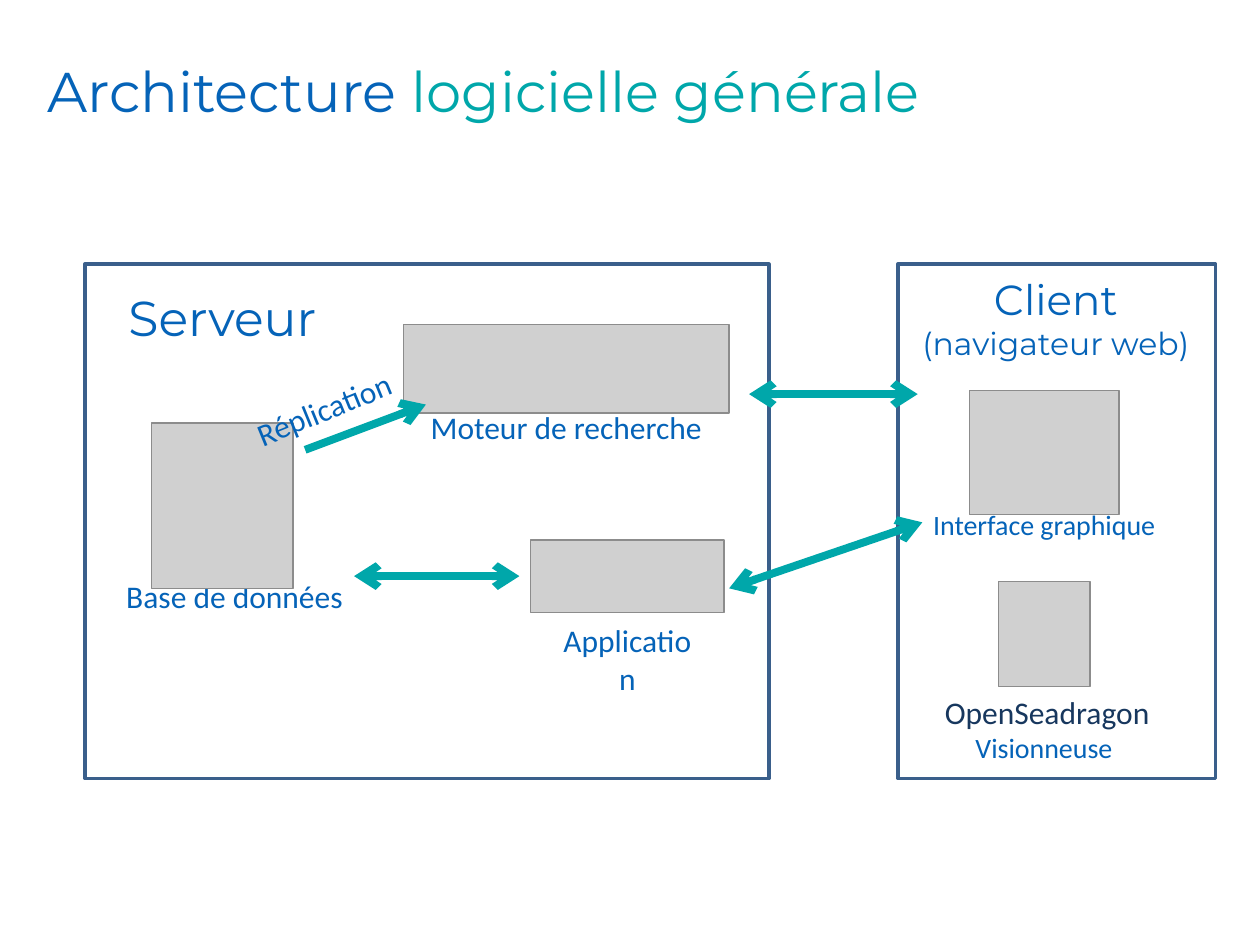
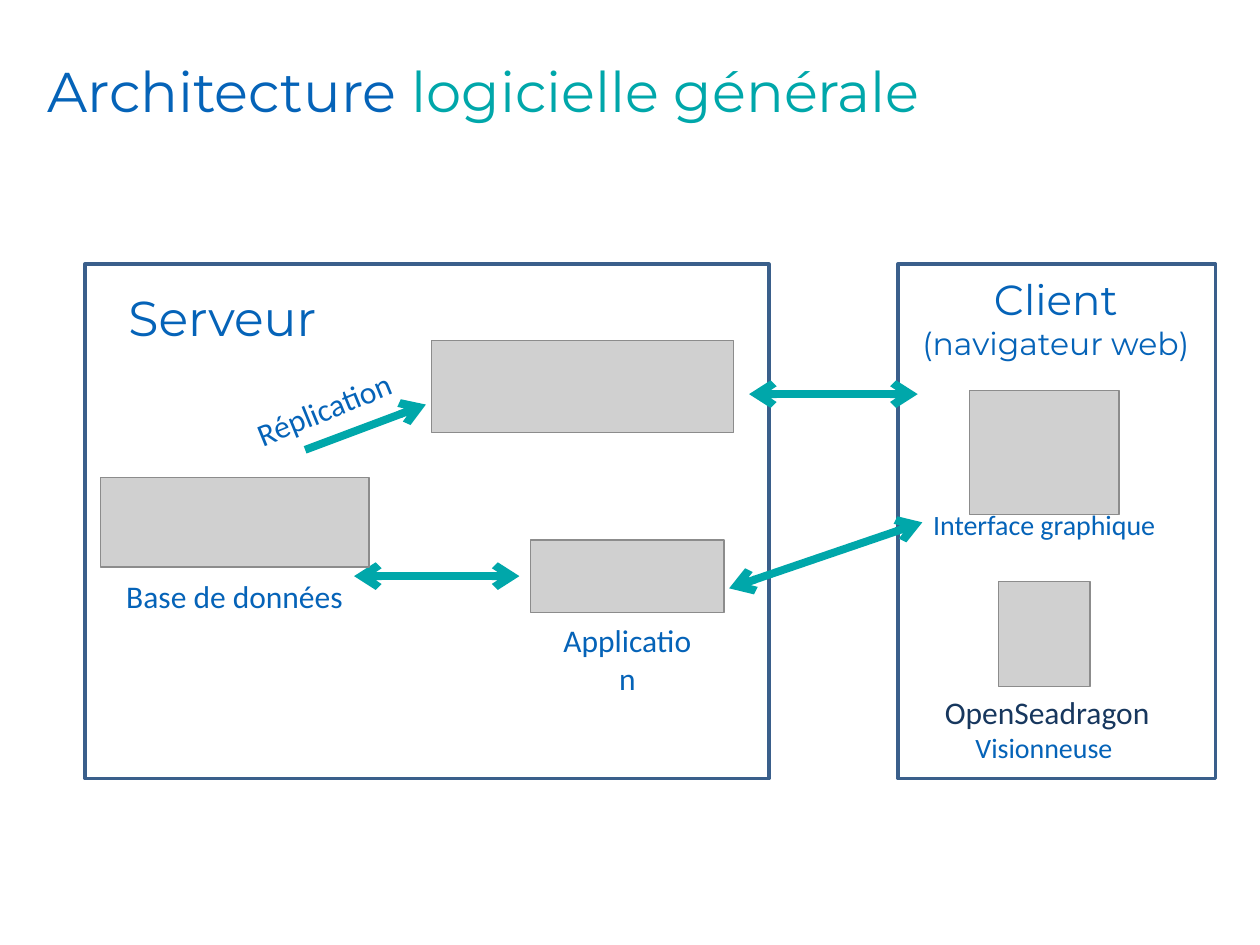
Before and after one commit to Romcol/Gutemberg-rapports, a slide deck: slide 20 of defense/1_project/powerpoint.pptx. Drawn at 1260x945 pixels with LibreOffice and Linux fonts; fonts in the diff are those of the drawing; grey boxes stand for pictures; background and template pictures are left out. Boxes give left, top, right and bottom in pixels: in the first picture for what was removed or moved away, otherwise in the second. Text is boxed around its words. In the diff, an @@ line names an element or a change of style, - is before the commit and + after.

```diff
--- a/defense/1_project/powerpoint.pptx
+++ b/defense/1_project/powerpoint.pptx
@@ picture: place and size @@
-picture at box(403, 324, 728, 412)
+picture at box(432, 340, 735, 432)
@@ text removed at box(431, 412, 702, 440) @@
-Moteur de recherche
@@ picture removed at box(152, 423, 294, 588) @@
@@ picture added at box(101, 478, 369, 567) @@
```
Also in this commit, not shown: 7 other slides changed.
